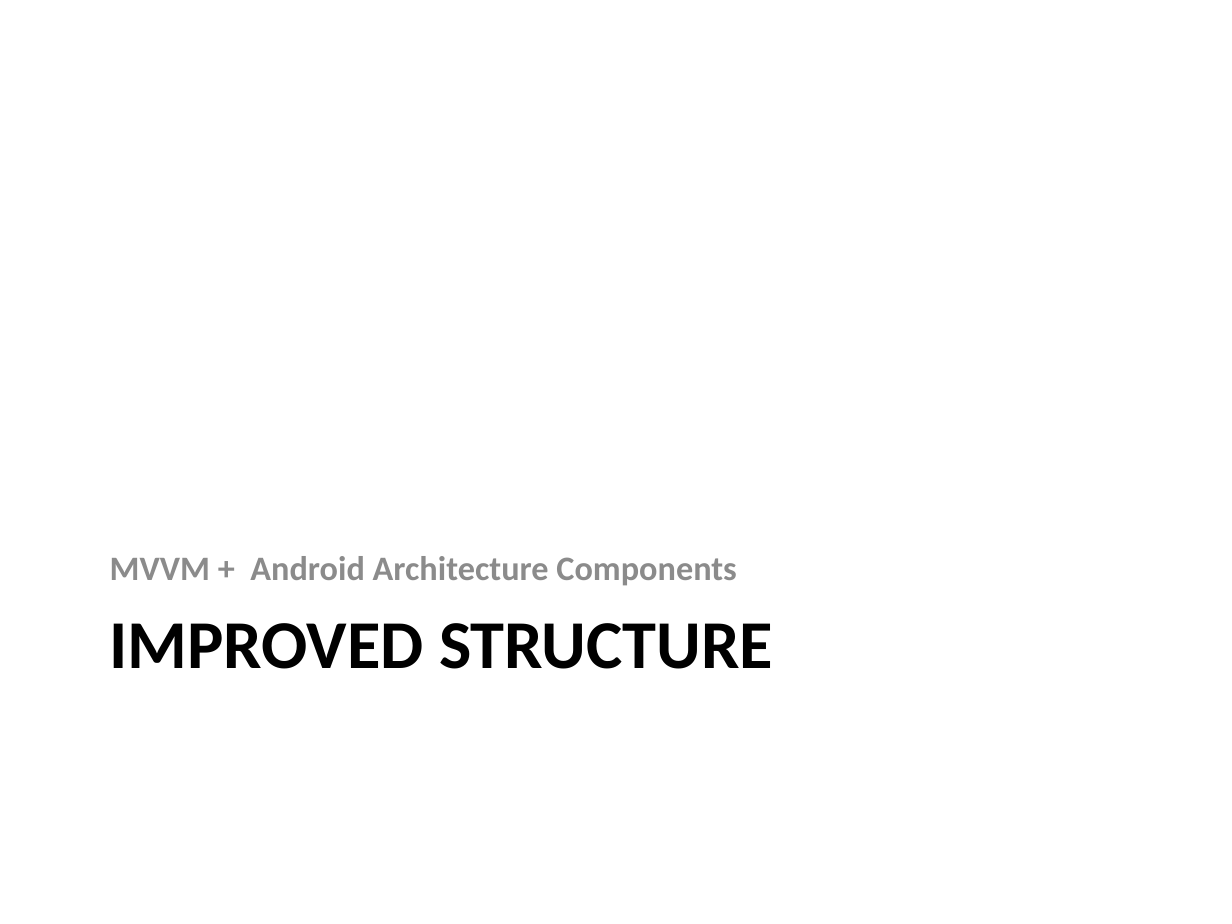
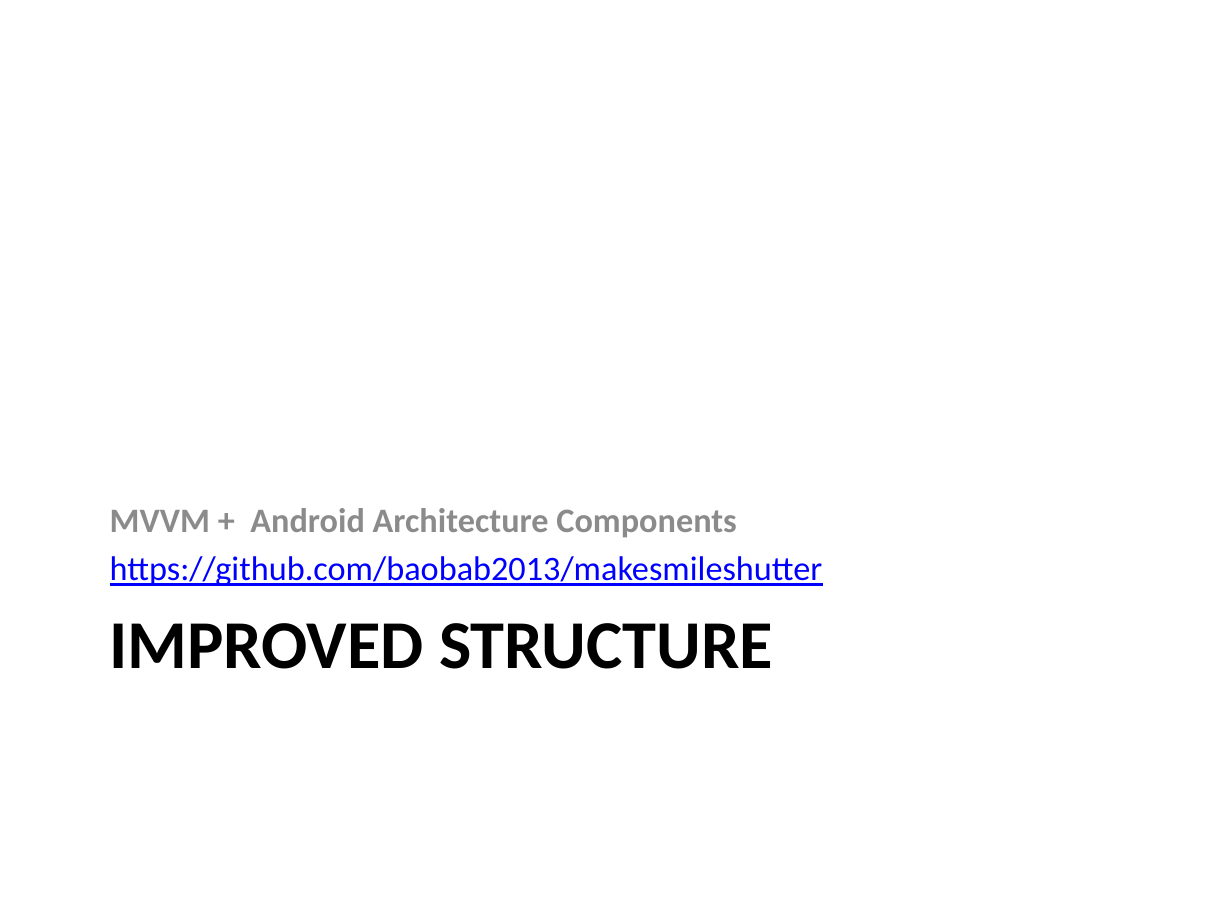
Before and after one commit to baobab2013/makesmileshutter, a slide deck: slide 8 of art/Structure Examination.pptx. Drawn at 1232x924 pixels with LibreOffice and Linux fonts; fonts in the diff are those of the drawing. Boxes give left, top, right and bottom in pixels: in the first picture for what was removed or moved away, otherwise in the second. Text is boxed around its words. In the diff, an @@ line names an element or a change of style, - is before the commit and + after.

Commit message:
Added a link of the source code into Structure Examination.pptx.

```diff
--- a/art/Structure Examination.pptx
+++ b/art/Structure Examination.pptx
@@ text at [110, 556, 823, 586]: paragraph added @@
+https://github.com/baobab2013/makesmileshutter
```
Also in this commit, not shown: 1 other slide changed, 1 other file.
